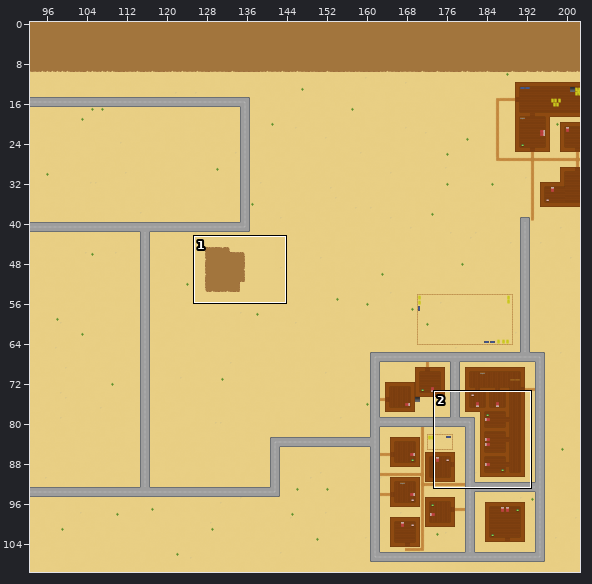
Tiled map: game/Content/Maps/hub.tmx. The first picture is a wide view before the edit; the outline marks the close-up.
Close-up. Before the commit:
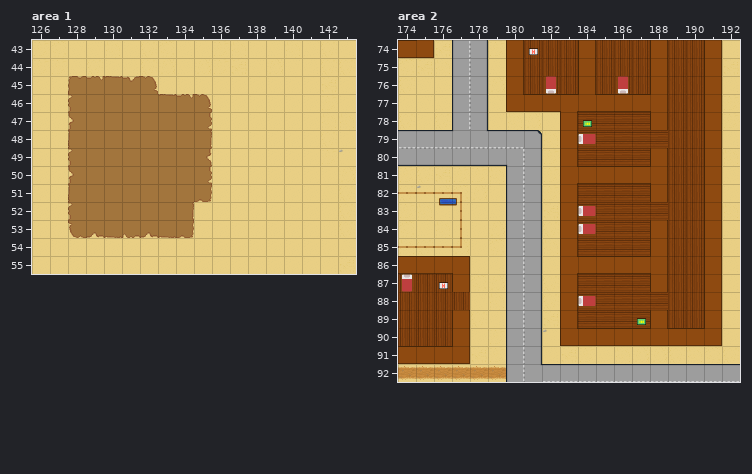
Cells are 32x32 px. Shown: area 1 x 126..143, y 43..55; area 2 x 174..192, y 74..92. The commit also changed other parts of the map, which this record leaves out.
After:
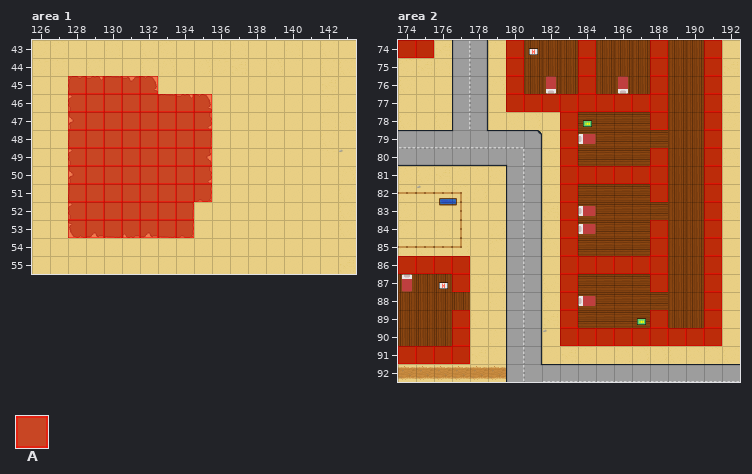
Key: from "Buildings": A 24.
_ is an empty cell.
Tiles of an added or newly shown layer are drawn over the layers below it.
See-through tiles are keyed as they look on the map.
Difference:
{"where": "layer \"collision\" (added), area 1"}
{"y":45,"x":128,"old":"_____","new":"AAAAA"}
{"y":46,"x":128,"old":"________","new":"AAAAAAAA"}
{"y":47,"x":128,"old":"________","new":"AAAAAAAA"}
{"y":48,"x":128,"old":"________","new":"AAAAAAAA"}
{"y":49,"x":128,"old":"________","new":"AAAAAAAA"}
{"y":50,"x":128,"old":"________","new":"AAAAAAAA"}
{"y":51,"x":128,"old":"________","new":"AAAAAAAA"}
{"y":52,"x":128,"old":"_______","new":"AAAAAAA"}
{"y":53,"x":128,"old":"_______","new":"AAAAAAA"}
{"where": "layer \"collision\" (added), area 2"}
{"y":74,"x":174,"old":"__","new":"AA"}
{"y":74,"x":180,"old":"_","new":"A"}
{"y":74,"x":184,"old":"_","new":"A"}
{"y":74,"x":188,"old":"_","new":"A"}
{"y":74,"x":191,"old":"_","new":"A"}
{"y":75,"x":180,"old":"_","new":"A"}
{"y":75,"x":184,"old":"_","new":"A"}
{"y":75,"x":188,"old":"_","new":"A"}
{"y":75,"x":191,"old":"_","new":"A"}
{"y":76,"x":180,"old":"_","new":"A"}
{"y":76,"x":184,"old":"_","new":"A"}
{"y":76,"x":188,"old":"_","new":"A"}
{"y":76,"x":191,"old":"_","new":"A"}
{"y":77,"x":180,"old":"_________","new":"AAAAAAAAA"}
{"y":77,"x":191,"old":"_","new":"A"}
{"y":78,"x":183,"old":"_","new":"A"}
{"y":78,"x":188,"old":"_","new":"A"}
{"y":78,"x":191,"old":"_","new":"A"}
{"y":79,"x":183,"old":"_","new":"A"}
{"y":79,"x":191,"old":"_","new":"A"}
{"y":80,"x":183,"old":"_","new":"A"}
{"y":80,"x":188,"old":"_","new":"A"}
{"y":80,"x":191,"old":"_","new":"A"}
{"y":81,"x":183,"old":"______","new":"AAAAAA"}
{"y":81,"x":191,"old":"_","new":"A"}
{"y":82,"x":183,"old":"_","new":"A"}
{"y":82,"x":188,"old":"_","new":"A"}
{"y":82,"x":191,"old":"_","new":"A"}
{"y":83,"x":183,"old":"_","new":"A"}
{"y":83,"x":191,"old":"_","new":"A"}
{"y":84,"x":183,"old":"_","new":"A"}
{"y":84,"x":188,"old":"_","new":"A"}
{"y":84,"x":191,"old":"_","new":"A"}
{"y":85,"x":183,"old":"_","new":"A"}
{"y":85,"x":188,"old":"_","new":"A"}
{"y":85,"x":191,"old":"_","new":"A"}
{"y":86,"x":174,"old":"____","new":"AAAA"}
{"y":86,"x":183,"old":"______","new":"AAAAAA"}
{"y":86,"x":191,"old":"_","new":"A"}
{"y":87,"x":177,"old":"_","new":"A"}
{"y":87,"x":183,"old":"_","new":"A"}
{"y":87,"x":188,"old":"_","new":"A"}
{"y":87,"x":191,"old":"_","new":"A"}
{"y":88,"x":183,"old":"_","new":"A"}
{"y":88,"x":191,"old":"_","new":"A"}
{"y":89,"x":177,"old":"_","new":"A"}
{"y":89,"x":183,"old":"_","new":"A"}
{"y":89,"x":188,"old":"_","new":"A"}
{"y":89,"x":191,"old":"_","new":"A"}
{"y":90,"x":177,"old":"_","new":"A"}
{"y":90,"x":183,"old":"_________","new":"AAAAAAAAA"}
{"y":91,"x":174,"old":"____","new":"AAAA"}
{"label":"added","picture_box":[68,76,212,238]}
{"label":"added","picture_box":[398,40,434,58]}
{"label":"added","picture_box":[506,40,722,346]}
{"label":"added","picture_box":[398,256,470,292]}
{"label":"added","picture_box":[398,310,470,364]}
